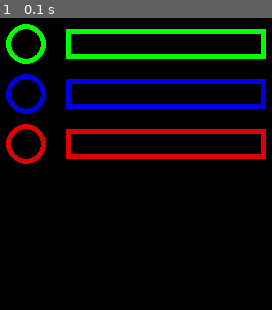
Above: before the commit, frame 1.
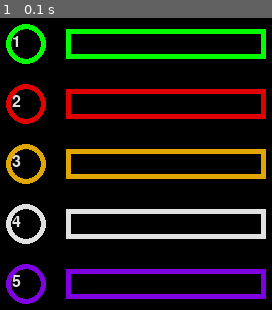
Above: after the commit, the same moment.

Repository: Saviolbn/pygame-tutorial
Game: pygame game, started from episode1.py
Two runs of this game, one before a commit and one after it. Both use one fixed random seed, a clock stepped at 60 frames per second and the inputs below.
Inputs:
- Up to frame 1 (0.1 s): no input

The runs differ from the first frame. In frame 1, 20% of the frame differs, in the area x 2-98%, y 6-98%.

Commit message:
buttons and tasks

Diff:
--- a/episode1.py
+++ b/episode1.py
@@ -16,8 +16,15 @@
 framerate = 60
 font = pygame.font.Font('freesansbold.ttf',16)
 timer = pygame.time.Clock()
+# game vars
+green_value = 1
+red_value = 2
+orange_value = 3
+white_value = 4
+purple_value = 5
 
-def draw_task(color,y_coord):
+
+def draw_task(color,y_coord,value):
     # draw on screen with a color, at these positions, with these sizes
     # a circle hollow inside, 5 line size
     pygame.draw.circle(screen, color,(30,y_coord),20,5)
@@ -26,6 +33,10 @@
     # a black rectangle on top of the last one, -10 height and width so the line is size 5
     pygame.draw.rect(screen, black,[75, y_coord-10,190,20])
 
+    #initialize text
+    value_text = font.render(str(value),True,white)
+    #render text
+    screen.blit(value_text,(16,y_coord- 10))
 
 running =True
 while running:
@@ -34,9 +45,12 @@
             running=False
 
     screen.fill(background)
-    draw_task(green,50)
-    draw_task(blue,100)
-    draw_task(red,150)
+    # task is button and progress bar
+    draw_task(green,50,green_value)
+    draw_task(red,110,red_value)
+    draw_task(orange,170,orange_value)
+    draw_task(white,230,white_value)
+    draw_task(purple,290,purple_value)
     pygame.display.flip()
 
 
